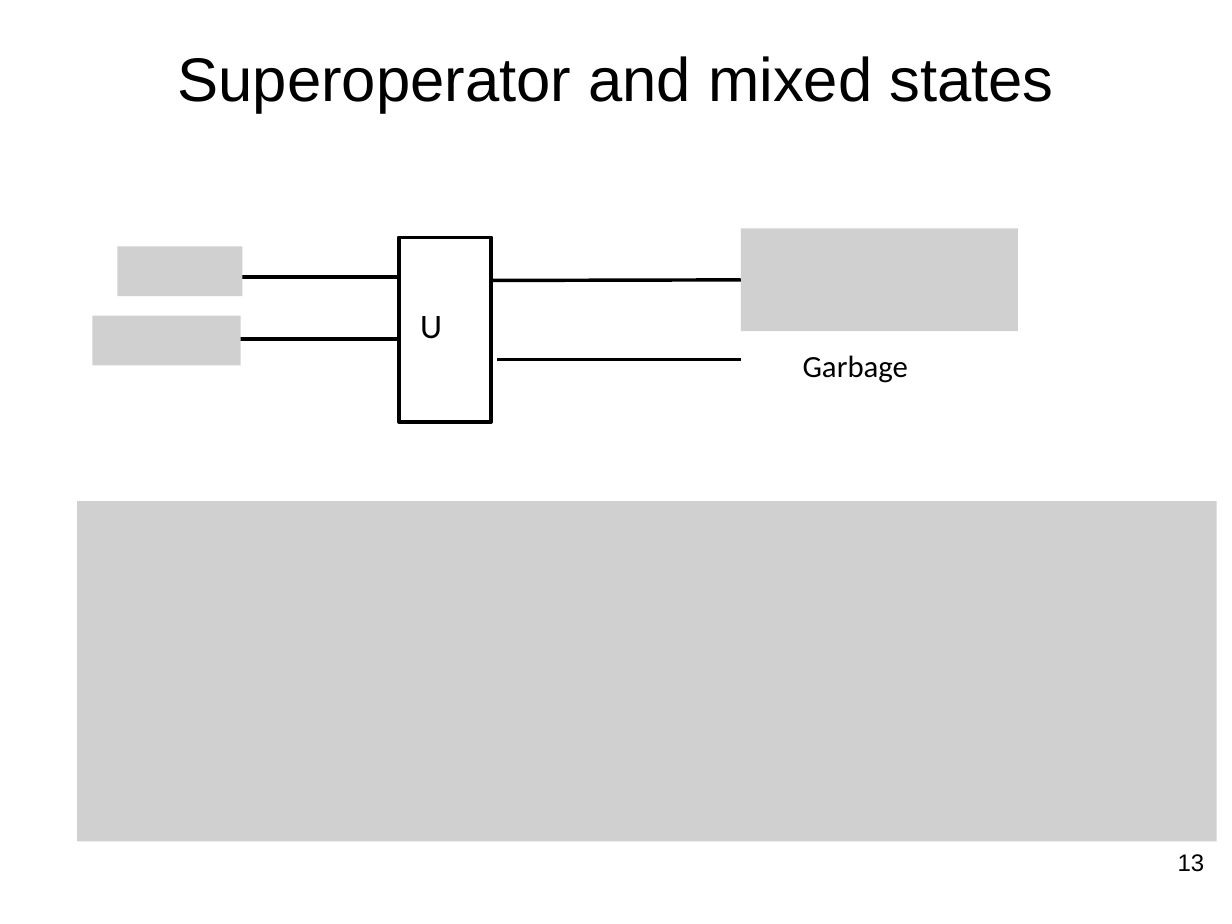
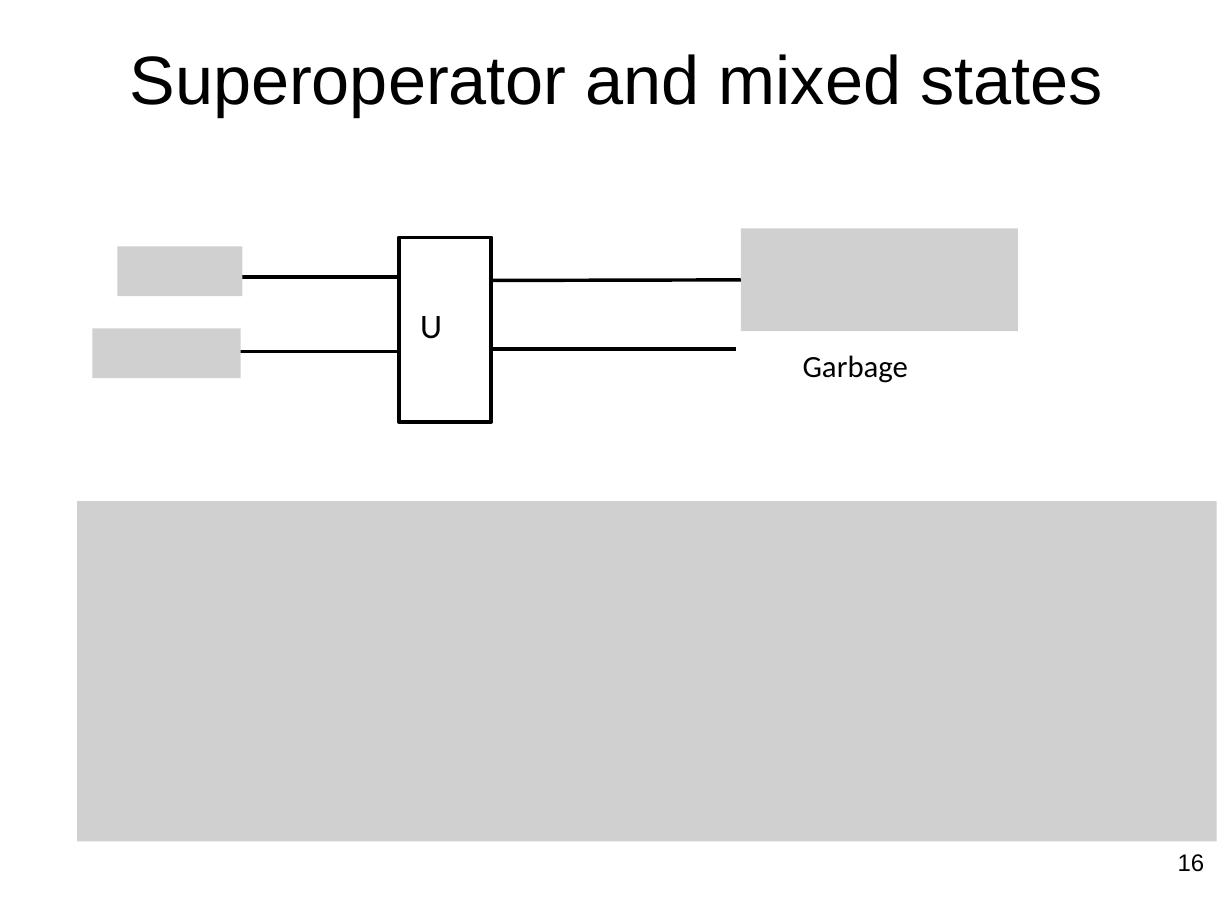
Before and after one commit to jlmucb/class_notes, a slide deck: slide 16 of BerkeleyClass/CS290Spring2013/Lectures/QC.pptx (slide 13 before the commit). Drawn at 1232x924 pixels with LibreOffice and Linux fonts; fonts in the diff are those of the drawing; grey boxes stand for pictures. Boxes give left, top, right and bottom in pixels: in the first picture for what was removed or moved away, otherwise in the second. Text is boxed around its words. In the diff, an @@ line names an element or a change of style, - is before the commit and + after.

```diff
--- a/BerkeleyClass/CS290Spring2013/Lectures/QC.pptx
+++ b/BerkeleyClass/CS290Spring2013/Lectures/QC.pptx
@@ title "Superoperator and mixed states" at box(129, 54, 1102, 116): size 36 to 40 pt @@
@@ picture: place and size @@
-picture at box(92, 315, 240, 365)
+picture at box(92, 329, 240, 378)
@@ line moved from (221, 339) - (400, 339) to (221, 351) - (400, 351) @@
@@ line moved from (498, 360) - (740, 360) to (493, 349) - (737, 349) @@
@@ page number at box(1178, 854, 1205, 872): text changed @@
-13
+16
```
Also in this commit, not shown: 34 other slides changed, 1 slide added.
